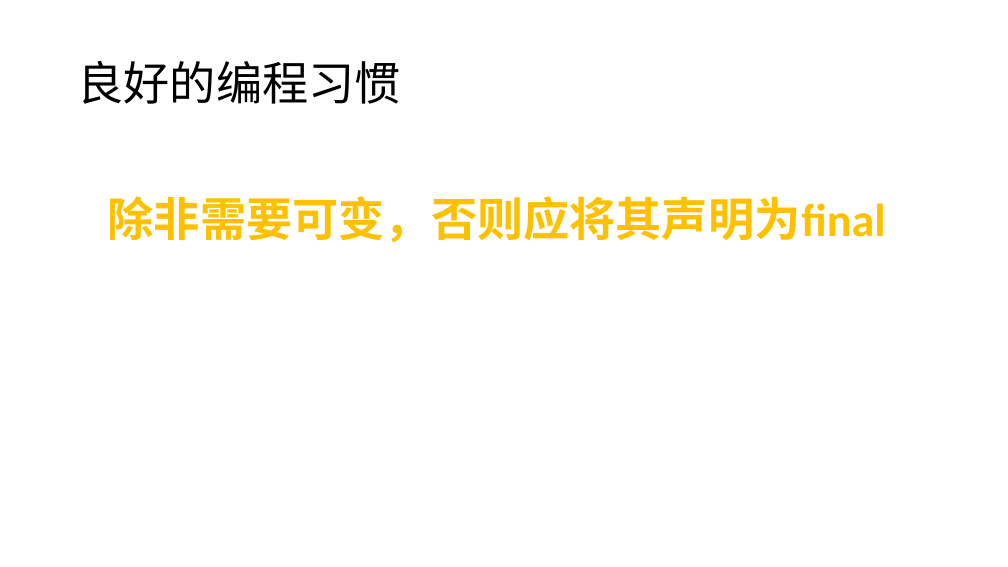
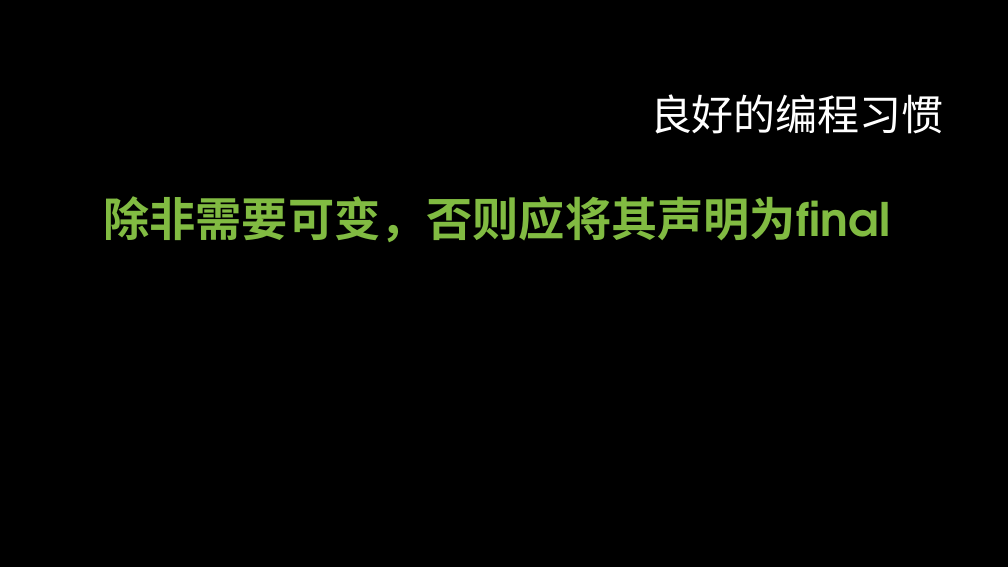
Before and after one commit to GerogeLeon/multithread_demo, a slide deck: slide 10 of JAVA并发编程.pptx. Drawn at 1008x567 pixels with LibreOffice and Linux fonts; fonts in the diff are those of the drawing; background and template pictures are left out. Boxes give left, top, right and bottom in pixels: in the first picture for what was removed or moved away, otherwise in the second. Text is boxed around its words. In the diff, an @@ line names an element or a change of style, - is before the commit and + after.

```diff
--- a/JAVA并发编程.pptx
+++ b/JAVA并发编程.pptx
@@ background #FFFFFF to #000000 @@
@@ title "良好的编程习惯" moved from (x1=77, y1=61, x2=400, y2=104) to (x1=650, y1=94, x2=944, y2=134) @@
@@ title "良好的编程习惯" at (x1=650, y1=94, x2=944, y2=134): size 44 to 40 pt, font Calibri to TeX Gyre Adventor, text colour #000000 to #FFFFFF; alignment left to right @@
@@ text "除非需要可变，否则应将其声明为final" at (x1=103, y1=196, x2=890, y2=242): font Calibri to TeX Gyre Adventor, text colour #FFC000 to #81BB42 @@
```
Also in this commit, not shown: 34 other slides changed, 1 slide added.
